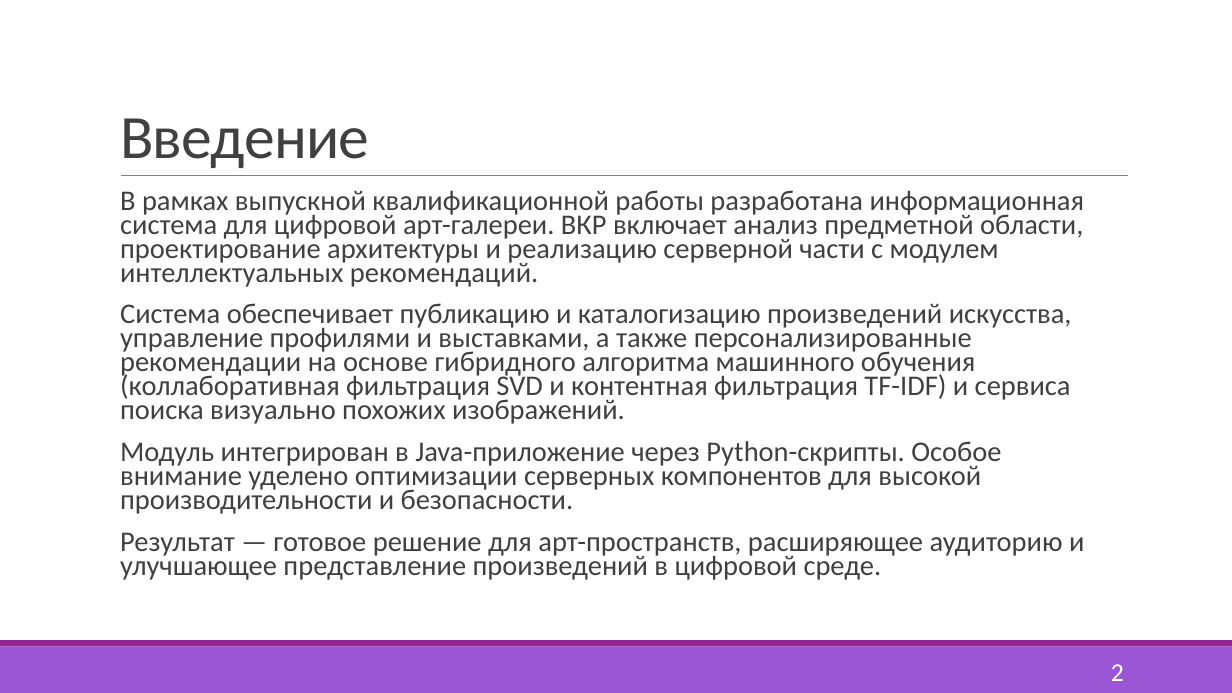
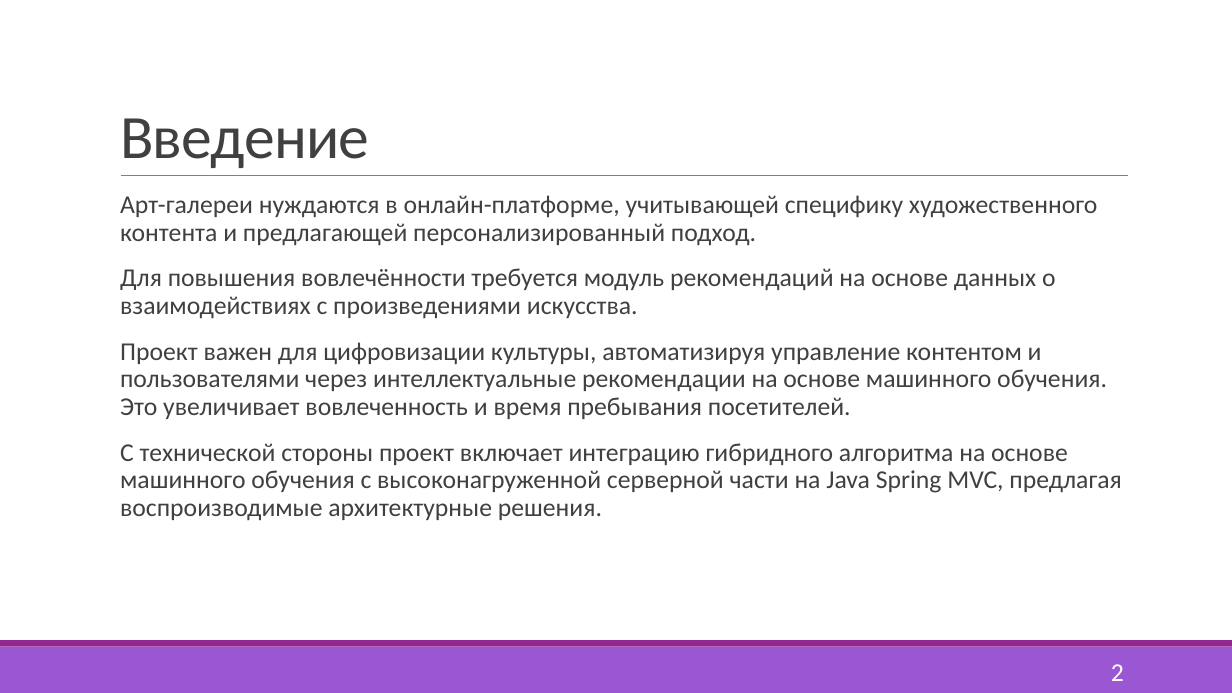
Before and after one commit to ShutovaTE/AG-Diploma, a slide deck: slide 2 of Документы/ШутоваТЕ_ВКР_Презентация.pptx. Drawn at 1232x693 pixels with LibreOffice and Linux fonts; fonts in the diff are those of the drawing. Boxes give left, top, right and bottom in pixels: in the first picture for what was removed or moved away, otherwise in the second. Text is boxed around its words. In the diff, an @@ line names an element or a change of style, - is before the commit and + after.

```diff
--- a/Документы/ШутоваТЕ_ВКР_Презентация.pptx
+++ b/Документы/ШутоваТЕ_ВКР_Презентация.pptx
@@ text at [120, 195, 1121, 521]: text changed; size 22.2 to 20 pt @@
-  В рамках выпускной квалификационной работы разработана информационная система для цифровой арт-галереи. ВКР включает анализ предметной области, проектирование архитектуры и реализацию серверной части с модулем интеллектуальных рекомендаций.
-  Система обеспечивает публикацию и каталогизацию произведений искусства, управление профилями и выставками, а также персонализированные рекомендации на основе гибридного алгоритма машинного обучения (коллаборативная фильтрация SVD и контентная фильтрация TF-IDF) и сервиса поиска визуально похожих изображений.
-  Модуль интегрирован в Java-приложение через Python-скрипты. Особое внимание уделено оптимизации серверных компонентов для высокой производительности и безопасности.
-  Результат — готовое решение для арт-пространств, расширяющее аудиторию и улучшающее представление произведений в цифровой среде.
+  Арт-галереи нуждаются в онлайн-платформе, учитывающей специфику художественного контента и предлагающей персонализированный подход.
+  Для повышения вовлечённости требуется модуль рекомендаций на основе данных о взаимодействиях с произведениями искусства.
+  Проект важен для цифровизации культуры, автоматизируя управление контентом и пользователями через интеллектуальные рекомендации на основе машинного обучения. Это увеличивает вовлеченность и время пребывания посетителей.
+  С технической стороны проект включает интеграцию гибридного алгоритма на основе машинного обучения с высоконагруженной серверной части на Java Spring MVC, предлагая воспроизводимые архитектурные решения.
```
Also in this commit, not shown: 4 other slides changed, 1 slide added, 1 slide removed, 16 other files.
